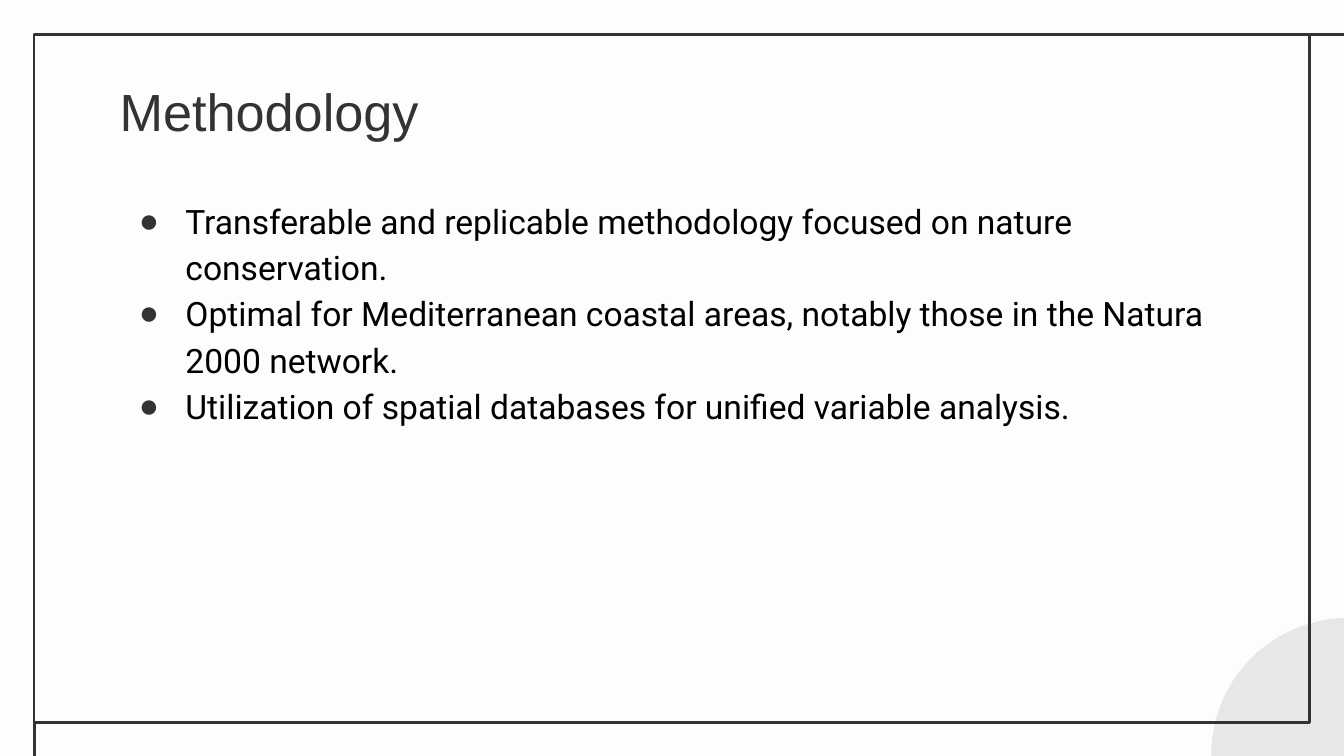
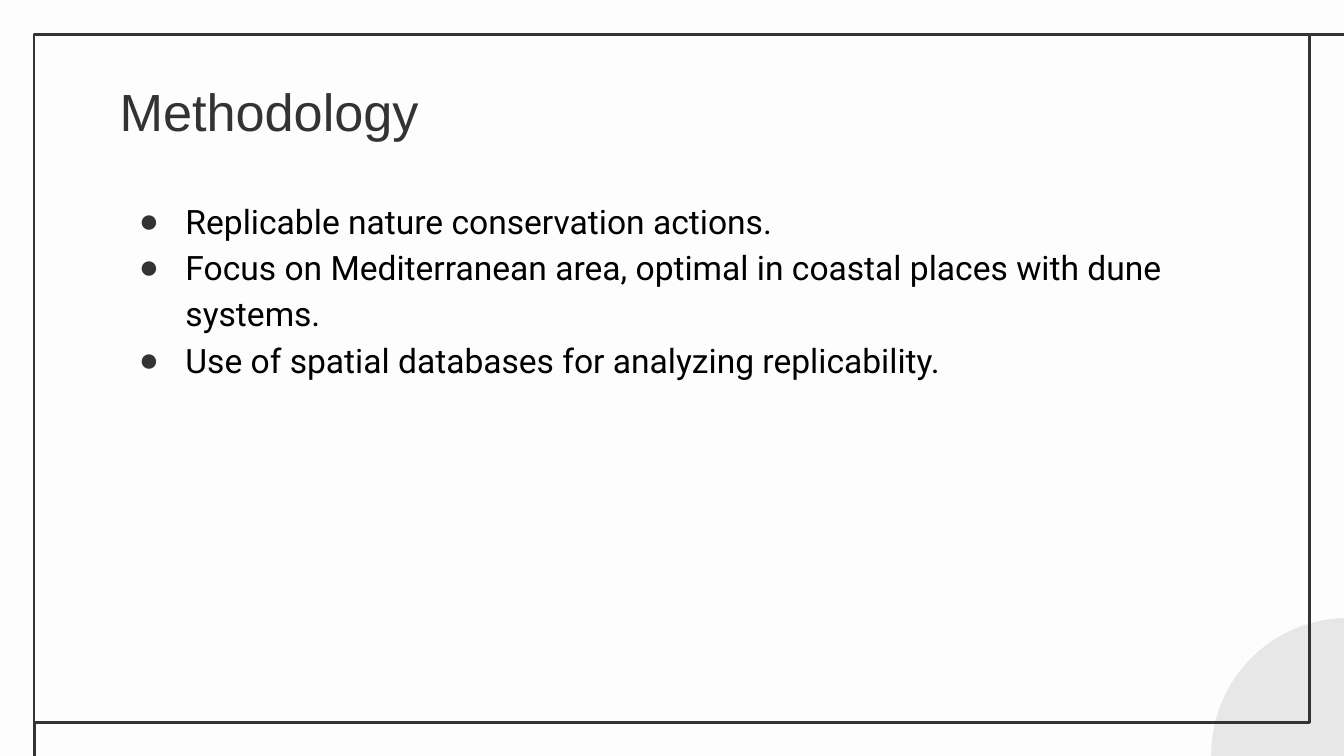
Before and after one commit to knowhrishi/AutoDeckAI-EchoHack, a slide deck: slide 3 of generated_presentation.pptx. Drawn at 1344x756 pixels with LibreOffice and Linux fonts; fonts in the diff are those of the drawing. Boxes give left, top, right and bottom in pixels: in the first picture for what was removed or moved away, otherwise in the second. Text is boxed around its words. In the diff, an @@ line names an element or a change of style, - is before the commit and + after.

```diff
--- a/generated_presentation.pptx
+++ b/generated_presentation.pptx
@@ subtitle at (185,208,1161,380): text changed @@
-● Transferable and replicable methodology focused on nature conservation.
-● Optimal for Mediterranean coastal areas, notably those in the Natura 2000 network.
-● Utilization of spatial databases for unified variable analysis.
+● Replicable nature conservation actions.
+● Focus on Mediterranean area, optimal in coastal places with dune systems.
+● Use of spatial databases for analyzing replicability.
```
Also in this commit, not shown: 4 other slides changed, 2 slides added, 2 slides removed, 3 other files.
